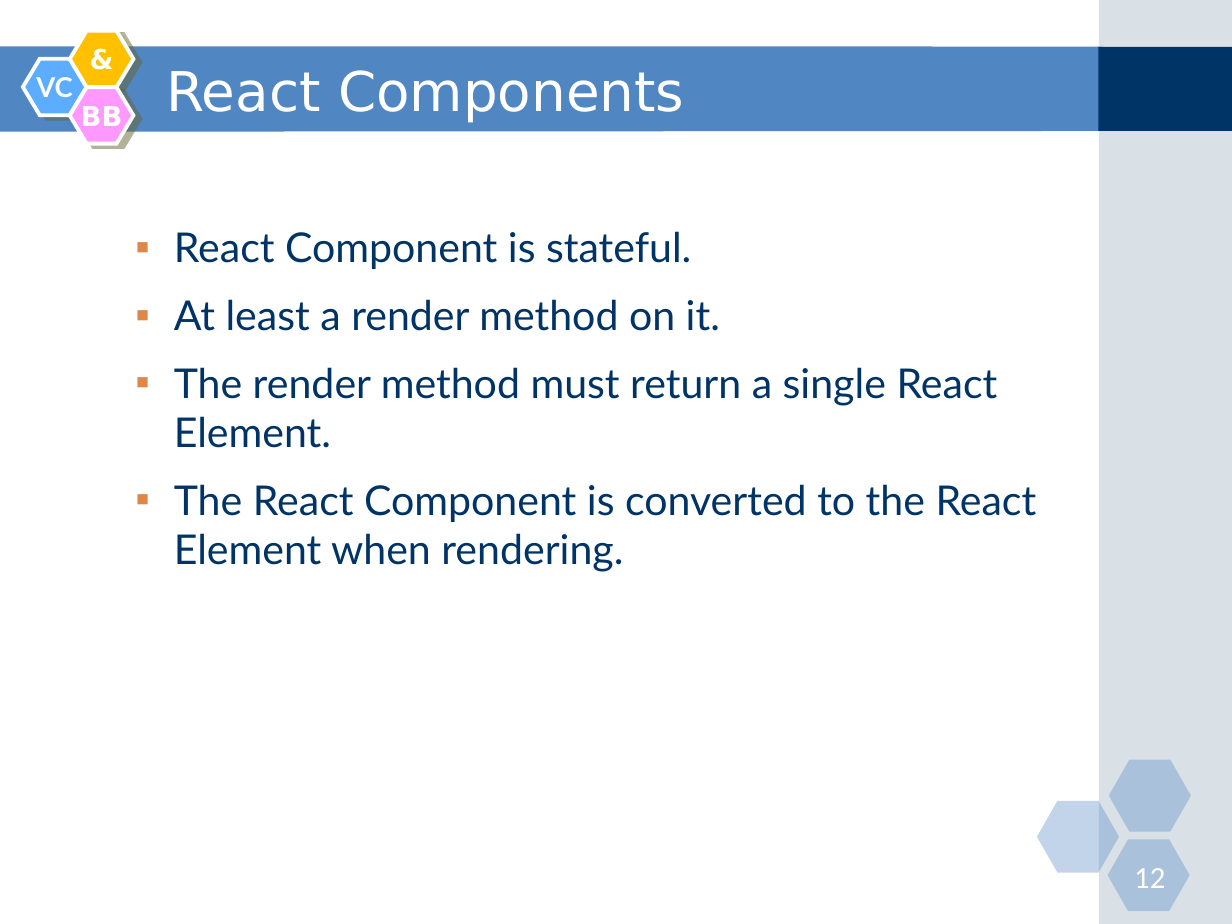
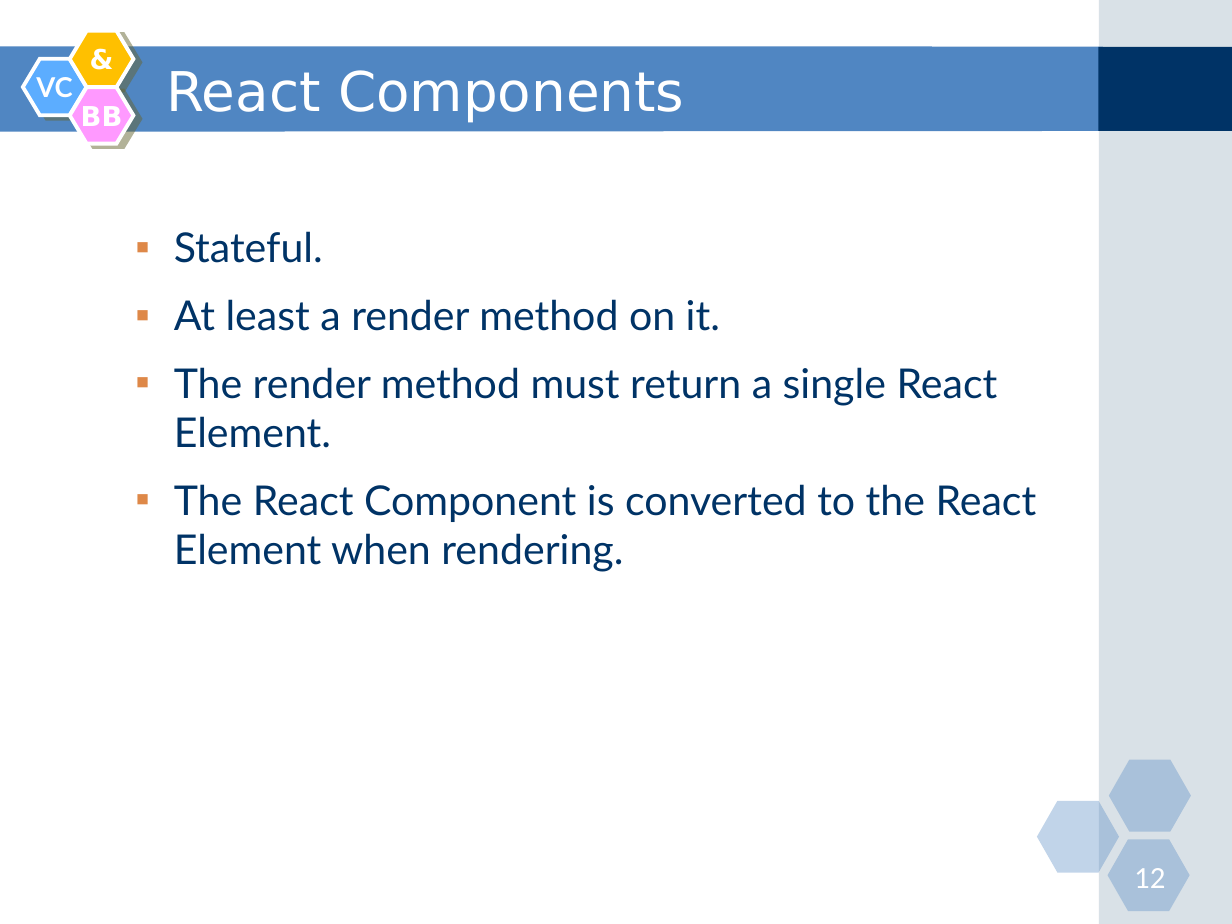
Before and after one commit to nguyenminhtiend/React-Document, a slide deck: slide 12 of React_Slide.pptx. Drawn at 1232x924 pixels with LibreOffice and Linux fonts; fonts in the diff are those of the drawing. Boxes give left, top, right and bottom in pixels: in the first picture for what was removed or moved away, otherwise in the second. Text is boxed around its words. In the diff, an @@ line names an element or a change of style, - is before the commit and + after.

```diff
--- a/React_Slide.pptx
+++ b/React_Slide.pptx
@@ text at (174, 231, 323, 263): text changed @@
-  ▪ React Component is stateful.
+  ▪ Stateful.
```
Also in this commit, not shown: 6 other slides changed, 1 slide added, 2 other files.
